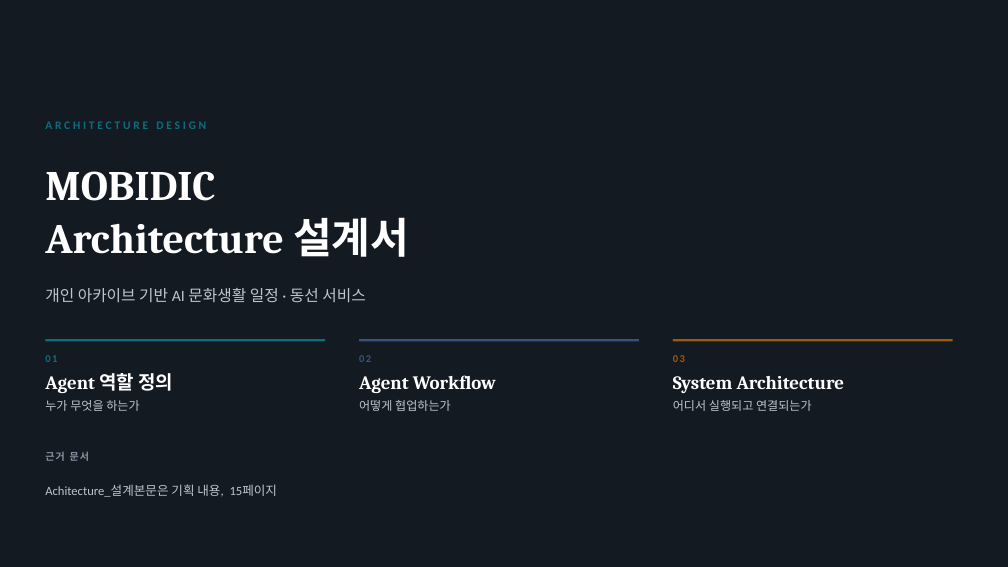
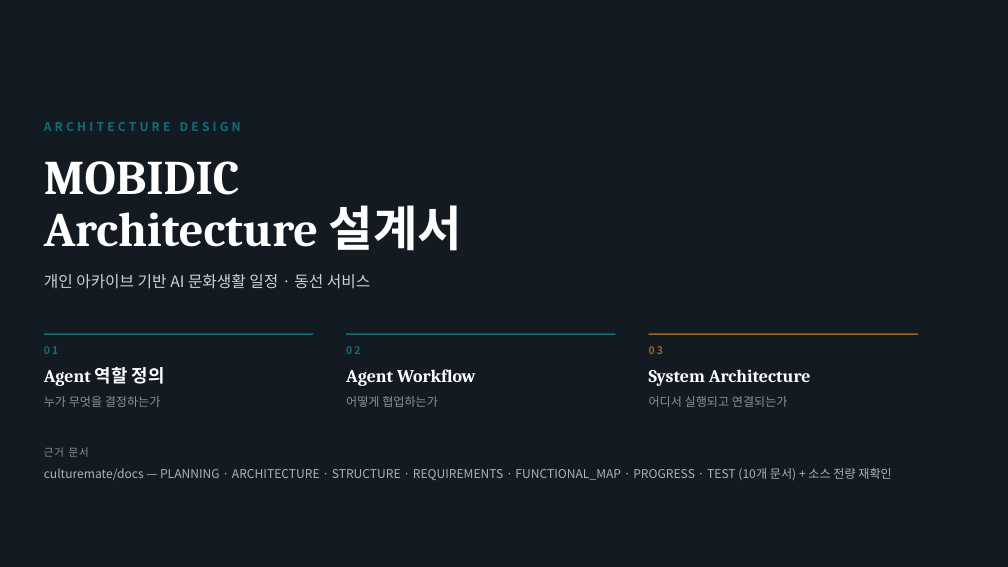
Before and after one commit to ChaeUngLim/CulturePilot_AI-main, a slide deck: slide 1 of culturemate/docs/MOBIDIC_Architecture_설계서.pptx. Drawn at 1008x567 pixels with LibreOffice and Linux fonts; fonts in the diff are those of the drawing. Boxes give left, top, right and bottom in pixels: in the first picture for what was removed or moved away, otherwise in the second. Text is boxed around its words. In the diff, an @@ line names an element or a change of style, - is before the commit and + after.

```diff
--- a/culturemate/docs/MOBIDIC_Architecture_설계서.pptx
+++ b/culturemate/docs/MOBIDIC_Architecture_설계서.pptx
@@ background #141A22 to #131A22 @@
@@ text "ARCHITECTURE DESIGN" at box(44, 122, 241, 131): size 11 to 11.5 pt, font Calibri to Noto Sans CJK KR, text colour #0F6E7E to #0F6E78, letter spacing 2.6 to 3 pt @@
@@ text added at box(44, 161, 240, 195), 46 pt, text #FFFFFF, bold @@
+MOBIDIC
@@ text at box(45, 171, 215, 201): paragraph removed @@
-MOBIDIC
@@ text "Architecture 설계서": place and size @@
-text "Architecture 설계서" at box(45, 171, 409, 257)
+text "Architecture 설계서" at box(44, 205, 462, 251)
@@ text "Architecture 설계서" at box(44, 205, 462, 251): size 40 to 46 pt; line spacing 50pt to 1 @@
@@ text "개인 아카이브 기반 AI 문화생활 ...": place and size @@
-text "개인 아카이브 기반 AI 문화생활 ..." at box(45, 288, 365, 303)
+text "개인 아카이브 기반 AI 문화생활 ..." at box(44, 274, 370, 289)
@@ text "개인 아카이브 기반 AI 문화생활 ..." at box(44, 274, 370, 289): font Calibri to Noto Sans CJK KR, text colour #BCC5D0 to #C9D2DA @@
@@ text "01": place and size @@
-text "01" at box(45, 355, 57, 362)
+text "01" at box(44, 346, 58, 354)
@@ text "01" at box(44, 346, 58, 354): font Calibri to Noto Sans CJK KR, text colour #0F6E7E to #0F6E78, letter spacing 1.4 to 2 pt @@
@@ line moved from (45, 340) - (325, 340) to (44, 334) - (313, 334) @@
@@ line (44, 334) - (313, 334): stroke #0F6E7E 2 pt to #0F6E78 1.5 pt @@
@@ text "02": place and size @@
-text "02" at box(359, 355, 371, 362)
+text "02" at box(346, 346, 360, 354)
@@ text "02" at box(346, 346, 360, 354): font Calibri to Noto Sans CJK KR, text colour #39527E to #0F6E78, letter spacing 1.4 to 2 pt @@
@@ line moved from (359, 340) - (639, 340) to (346, 334) - (616, 334) @@
@@ line (346, 334) - (616, 334): stroke #39527E 2 pt to #0F6E78 1.5 pt @@
@@ text "03": place and size @@
-text "03" at box(673, 355, 685, 362)
+text "03" at box(649, 346, 663, 354)
@@ text "03" at box(649, 346, 663, 354): font Calibri to Noto Sans CJK KR, text colour #9C5A11 to #A0641E, letter spacing 1.4 to 2 pt @@
@@ line moved from (673, 340) - (953, 340) to (649, 334) - (918, 334) @@
@@ line (649, 334) - (918, 334): stroke #9C5A11 2 pt to #A0641E 1.5 pt @@
@@ text "Agent Workflow": place and size @@
-text "Agent Workflow" at box(359, 375, 496, 393)
+text "Agent Workflow" at box(346, 369, 475, 386)
@@ size 18 to 17 pt in 3 elements at box(44, 367, 165, 386), box(346, 369, 475, 386), box(649, 369, 811, 386) @@
@@ text "System Architecture": place and size @@
-text "System Architecture" at box(673, 376, 844, 393)
+text "System Architecture" at box(649, 369, 811, 386)
@@ text at box(44, 396, 161, 407): text changed; font Calibri to Noto Sans CJK KR; text colour #BCC5D0 to #8A929C @@
-누가 무엇을 하는가
+누가 무엇을 결정하는가
@@ text "어떻게 협업하는가": place and size @@
-text "어떻게 협업하는가" at box(359, 400, 451, 411)
+text "어떻게 협업하는가" at box(346, 396, 438, 407)
@@ text "어떻게 협업하는가" at box(346, 396, 438, 407): font Calibri to Noto Sans CJK KR, text colour #BCC5D0 to #8A929C @@
@@ text "어디서 실행되고 연결되는가" at box(649, 396, 788, 407): font Calibri to Noto Sans CJK KR, text colour #BCC5D0 to #8A929C @@
@@ text "어디서 실행되고 연결되는가": place and size @@
-text "어디서 실행되고 연결되는가" at box(673, 400, 812, 411)
+text "어디서 실행되고 연결되는가" at box(649, 396, 788, 407)
@@ text "근거 문서" at box(44, 447, 89, 457): size 9.5 to 10 pt, font Calibri to Noto Sans CJK KR, text colour #8892A0 to #8A929C, letter spacing 1.2 to 1 pt, bold off @@
@@ text added at box(44, 468, 891, 480), 11.5 pt, text #AAB3BC @@
+culturemate/docs — PLANNING · ARCHITECTURE · STRUCTURE · REQUIREMENTS · FUNCTIONAL_MAP · PROGRESS · TEST (10개 문서) + 소스 전량 재확인
@@ text removed at box(45, 484, 278, 497) @@
-Achitecture_설계본문은 기획 내용, 15페이지
```
Also in this commit, not shown: 3 other slides changed, 12 slides added, 15 slides removed, 2 other files.
